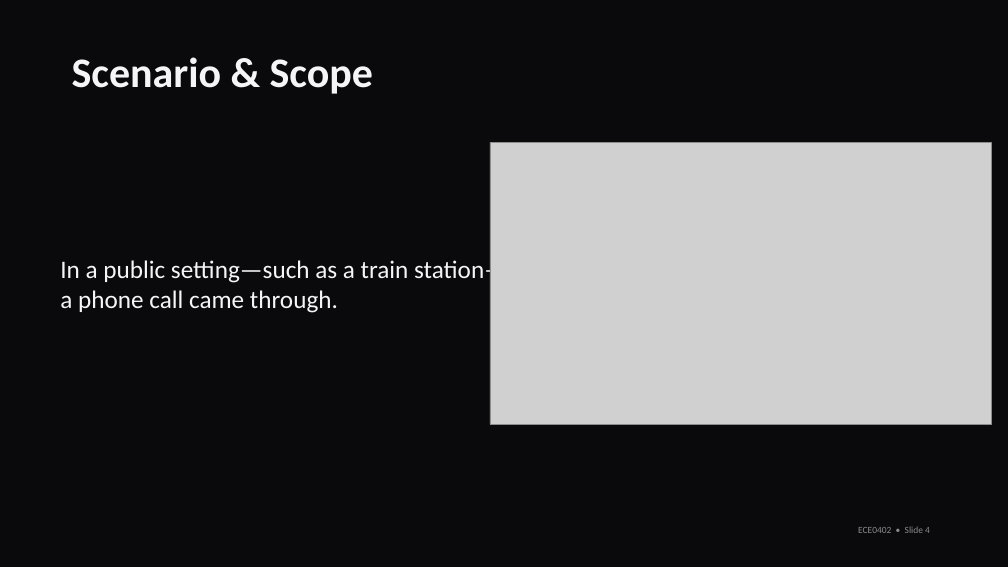
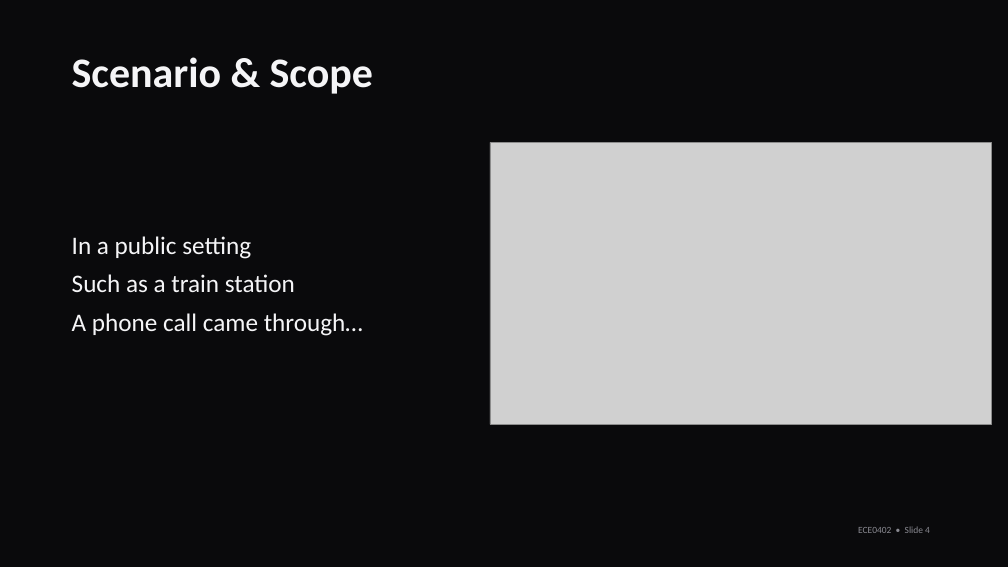
Before and after one commit to Xiejz959/2026-Signal-System-Pres, a slide deck: slide 3 of demo/Voice_Noise_Presentation_3.1.pptx. Drawn at 1008x567 pixels with LibreOffice and Linux fonts; fonts in the diff are those of the drawing; grey boxes stand for pictures; background and template pictures are left out. Boxes give left, top, right and bottom in pixels: in the first picture for what was removed or moved away, otherwise in the second. Text is boxed around its words. In the diff, an @@ line names an element or a change of style, - is before the commit and + after.

```diff
--- a/demo/Voice_Noise_Presentation_3.1.pptx
+++ b/demo/Voice_Noise_Presentation_3.1.pptx
@@ text at [72,236,363,336]: text changed @@
-In a public setting—such as a train station—a phone call came through.
+In a public setting
+Such as a train station
+A phone call came through…
```
Also in this commit, not shown: 3 other slides changed, 1 other file.
